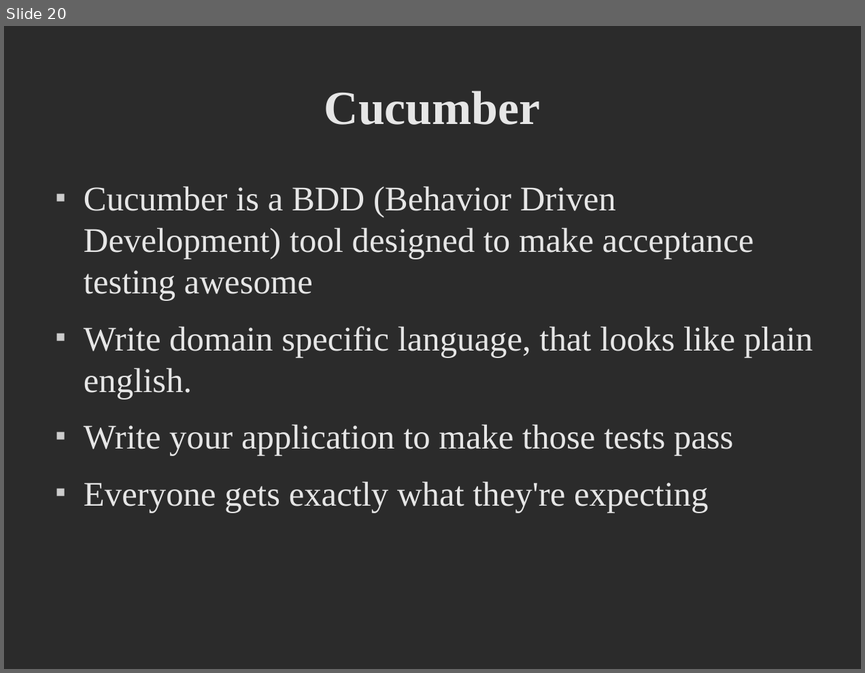
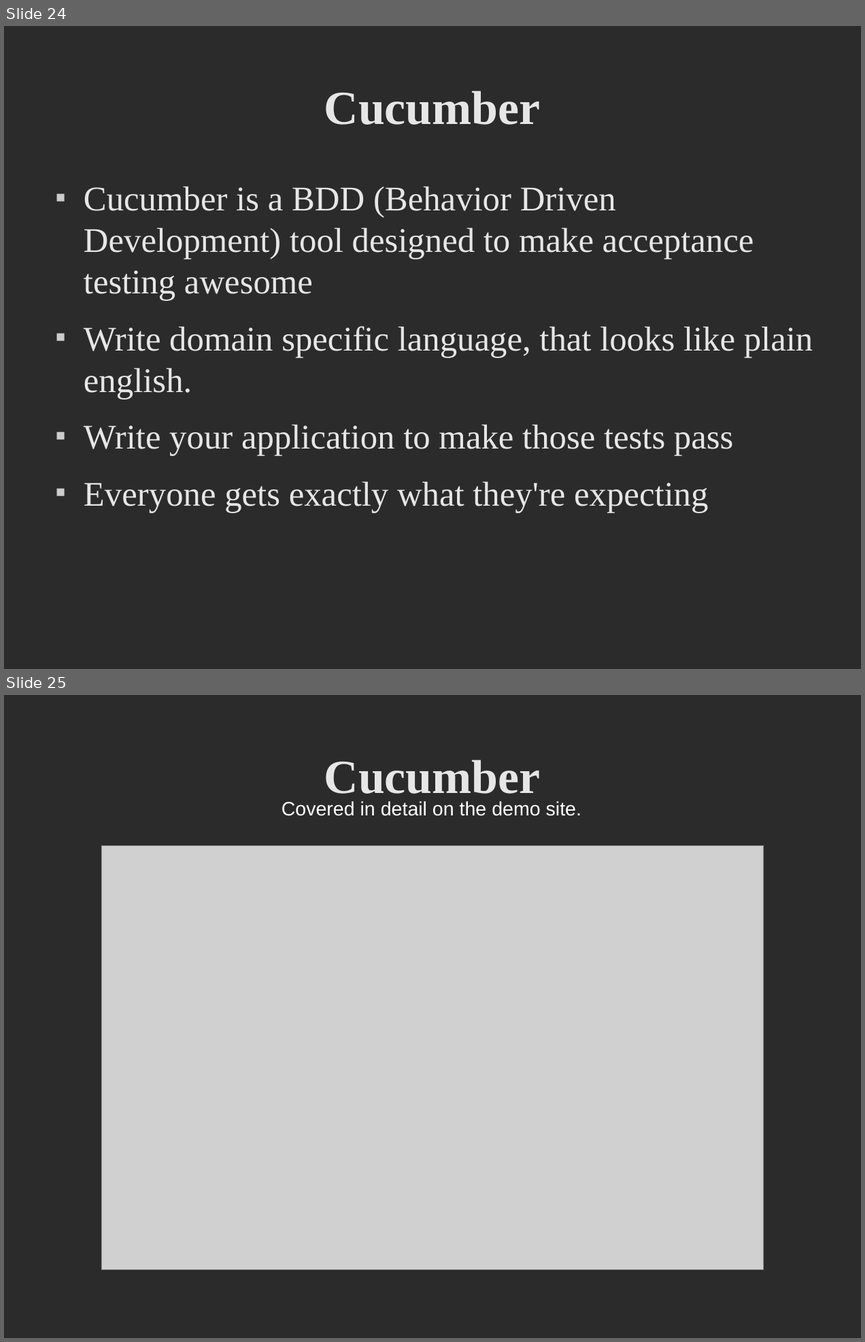
Before and after one commit to dfanica/onesite-unit-test-demo, a slide deck: public/files/presentation.odp. Shown one above the other, each under a label of ours: slide 20 before the commit, slides 24 and 25 after it. The pictures are 865x673 and 865x1342 pixels, drawn with LibreOffice and Linux fonts; fonts in the diff are those of the drawing; grey boxes stand for pictures; background and template pictures are left out; a plain dark background stands for a picture behind light text. Boxes give left, top, right and bottom in pixels: in the first picture for what was removed or moved away, otherwise in the second. Text is boxed around its words. In the diff, an @@ line names an element or a change of style, - is before the commit and + after.

```diff
--- a/public/files/presentation.odp
+++ b/public/files/presentation.odp
@@ slide 25 added at bbox=[4, 695, 861, 1338], background picture (left out) @@
@@ title added at bbox=[324, 760, 541, 802], 44 pt, text #E6E6E6, bold @@
+Cucumber
@@ text added at bbox=[281, 801, 581, 816], 18 pt, text #FFFFFF @@
+Covered in detail on the demo site.
@@ picture added at bbox=[101, 845, 764, 1270] @@
@@ what was slide 20 is now slide 24 @@
```
Also in this commit, not shown: 2 slides changed, 5 other slides added, 2 slides removed, 1 other file.
